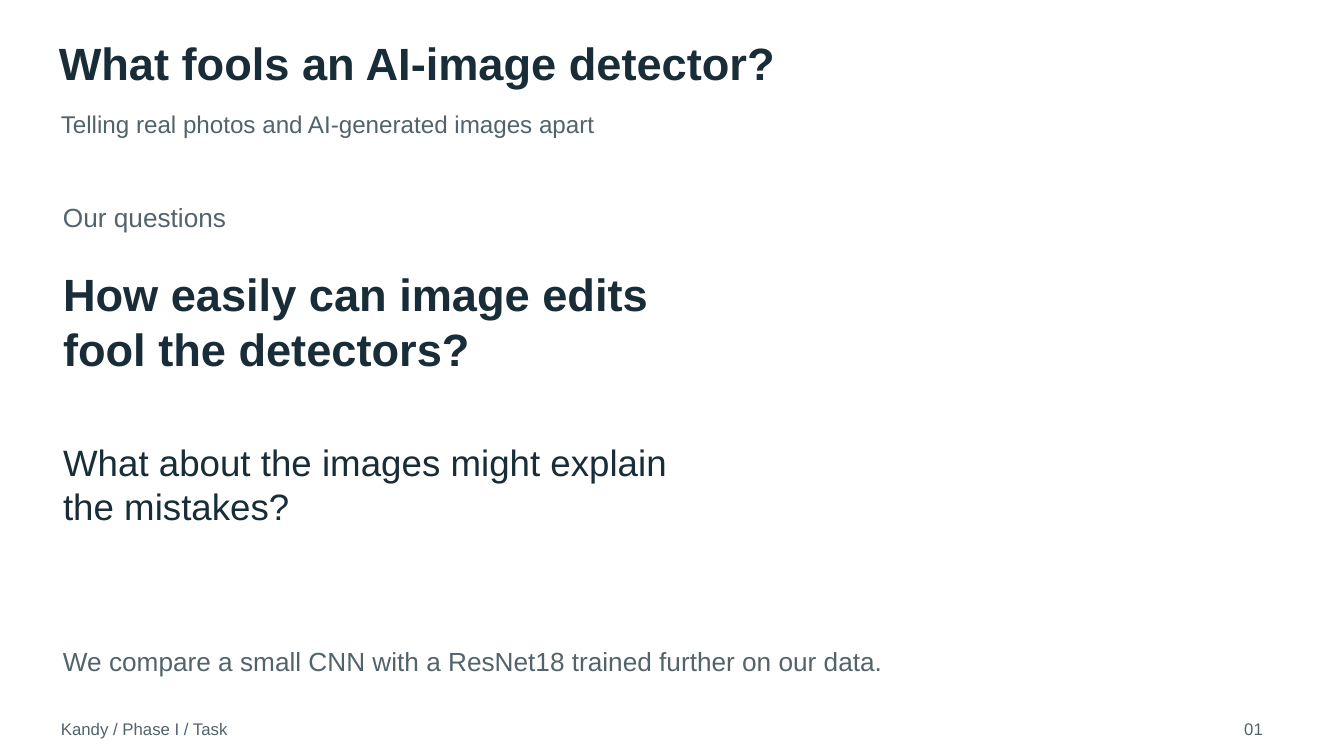
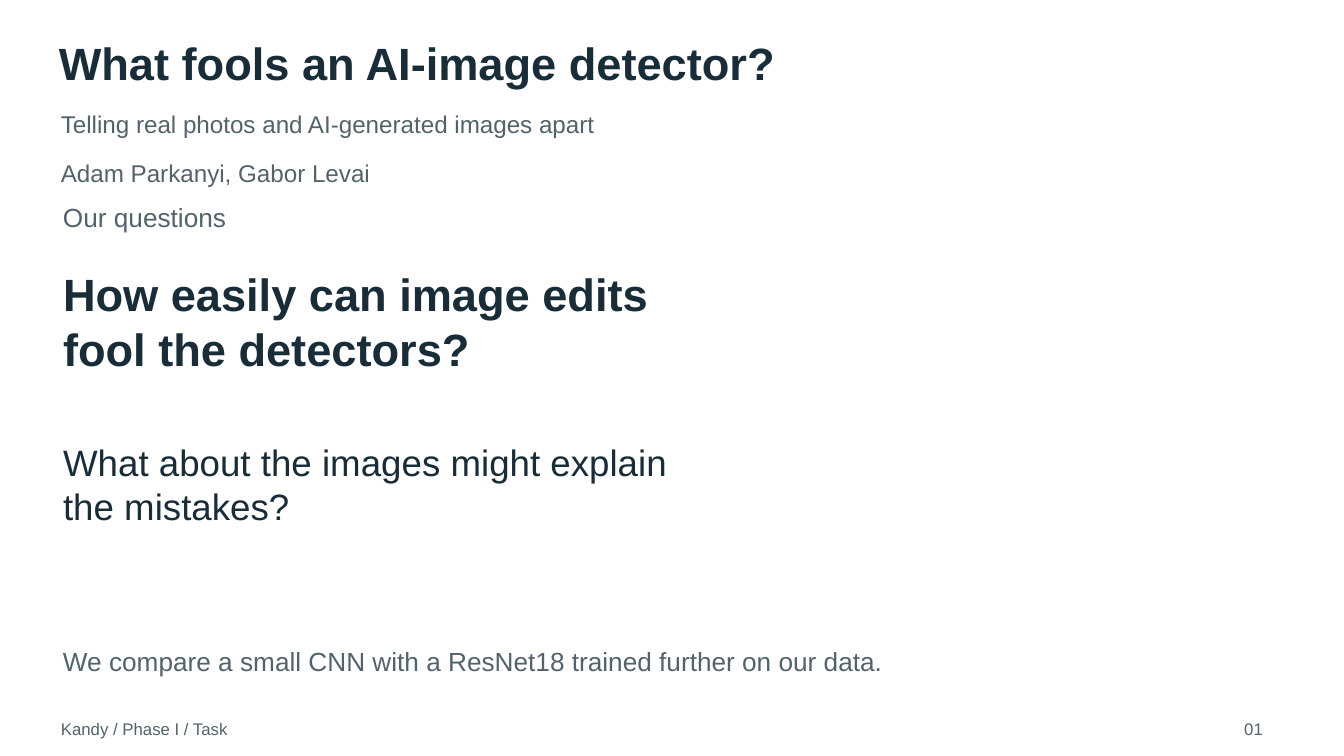
Before and after one commit to adamp-22/kandy_final, a slide deck: slide 1 of presentations/Phase_1_5min.pptx. Drawn at 1344x756 pixels with LibreOffice and Linux fonts; fonts in the diff are those of the drawing. Boxes give left, top, right and bottom in pixels: in the first picture for what was removed or moved away, otherwise in the second. Text is boxed around its words. In the diff, an @@ line names an element or a change of style, - is before the commit and + after.

```diff
--- a/presentations/Phase_1_5min.pptx
+++ b/presentations/Phase_1_5min.pptx
@@ text added at [61, 164, 370, 187], 17.2 pt, text #52636B @@
+Adam Parkanyi, Gabor Levai
```
Also in this commit, not shown: 10 other slides changed, 2 other files.
